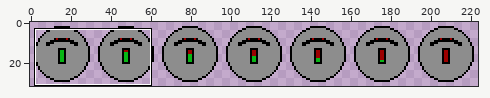
Two versions of one sprite sheet, assets/robot.png. The first picture is a wide view before the edit; the outline marks the close-up.
Close-up. Earlier state:
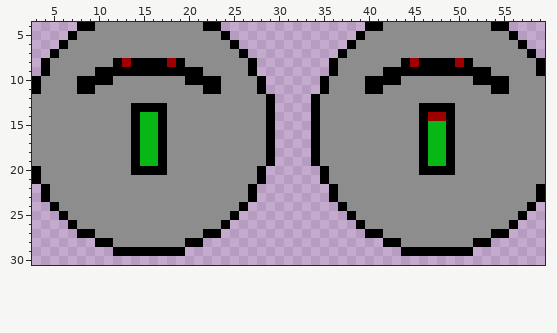
The file is 224x32 pixels. Shown: x 3..59, y 4..30. The commit also changed other parts of the picture, which this record leaves out.
And afterwards:
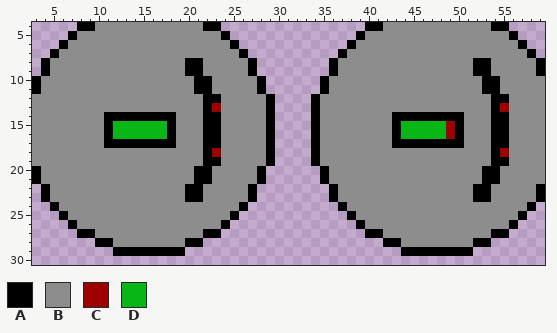
Palette (. is transparent): A #000000  B #8d8d8d  C #9c0000  D #08b615
Changes in this commit:
@@ x 3..59 @@
  7 ..ABBBBBBBBBBBBBBBBBBBBA..........ABBBBBBBBBBBBBBBBBBBBA.
- 8 .ABBBBBBBACAAAACABBBBBBBA........ABBBBBBBACAAAACABBBBBBBA
- 9 .ABBBBBAAAAAAAAAAAABBBBBA........ABBBBBAAAAAAAAAAAABBBBBA
-10 ABBBBAAAABBBBBBBBAAAABBBBA......ABBBBAAAABBBBBBBBAAAABBBB
-11 ABBBBAABBBBBBBBBBBBAABBBBA......ABBBBAABBBBBBBBBBBBAABBBB
-12 BBBBBBBBBBBBBBBBBBBBBBBBBBA....ABBBBBBBBBBBBBBBBBBBBBBBBB
-13 BBBBBBBBBBBAAAABBBBBBBBBBBA....ABBBBBBBBBBBAAAABBBBBBBBBB
-14 BBBBBBBBBBBADDABBBBBBBBBBBA....ABBBBBBBBBBBACCABBBBBBBBBB
-15 BBBBBBBBBBBADDABBBBBBBBBBBA....ABBBBBBBBBBBADDABBBBBBBBBB
-16 BBBBBBBBBBBADDABBBBBBBBBBBA....ABBBBBBBBBBBADDABBBBBBBBBB
-17 BBBBBBBBBBBADDABBBBBBBBBBBA....ABBBBBBBBBBBADDABBBBBBBBBB
-18 BBBBBBBBBBBADDABBBBBBBBBBBA....ABBBBBBBBBBBADDABBBBBBBBBB
-19 BBBBBBBBBBBADDABBBBBBBBBBBA....ABBBBBBBBBBBADDABBBBBBBBBB
-20 ABBBBBBBBBBAAAABBBBBBBBBBA......ABBBBBBBBBBAAAABBBBBBBBBB
-21 ABBBBBBBBBBBBBBBBBBBBBBBBA......ABBBBBBBBBBBBBBBBBBBBBBBB
-22 .ABBBBBBBBBBBBBBBBBBBBBBA........ABBBBBBBBBBBBBBBBBBBBBBA
-23 .ABBBBBBBBBBBBBBBBBBBBBBA........ABBBBBBBBBBBBBBBBBBBBBBA
+ 8 .ABBBBBBBBBBBBBBBAABBBBBA........ABBBBBBBBBBBBBBBAABBBBBA
+ 9 .ABBBBBBBBBBBBBBBAABBBBBA........ABBBBBBBBBBBBBBBAABBBBBA
+10 ABBBBBBBBBBBBBBBBBAABBBBBA......ABBBBBBBBBBBBBBBBBAABBBBB
+11 ABBBBBBBBBBBBBBBBBAABBBBBA......ABBBBBBBBBBBBBBBBBAABBBBB
+12 BBBBBBBBBBBBBBBBBBBAABBBBBA....ABBBBBBBBBBBBBBBBBBBAABBBB
+13 BBBBBBBBBBBBBBBBBBBACBBBBBA....ABBBBBBBBBBBBBBBBBBBACBBBB
+14 BBBBBBBBAAAAAAAABBBAABBBBBA....ABBBBBBBBAAAAAAAABBBAABBBB
+15 BBBBBBBBADDDDDDABBBAABBBBBA....ABBBBBBBBADDDDDCABBBAABBBB
+16 BBBBBBBBADDDDDDABBBAABBBBBA....ABBBBBBBBADDDDDCABBBAABBBB
+17 BBBBBBBBAAAAAAAABBBAABBBBBA....ABBBBBBBBAAAAAAAABBBAABBBB
+18 BBBBBBBBBBBBBBBBBBBACBBBBBA....ABBBBBBBBBBBBBBBBBBBACBBBB
+19 BBBBBBBBBBBBBBBBBBBAABBBBBA....ABBBBBBBBBBBBBBBBBBBAABBBB
+20 ABBBBBBBBBBBBBBBBBAABBBBBA......ABBBBBBBBBBBBBBBBBAABBBBB
+21 ABBBBBBBBBBBBBBBBBAABBBBBA......ABBBBBBBBBBBBBBBBBAABBBBB
+22 .ABBBBBBBBBBBBBBBAABBBBBA........ABBBBBBBBBBBBBBBAABBBBBA
+23 .ABBBBBBBBBBBBBBBAABBBBBA........ABBBBBBBBBBBBBBBAABBBBBA
 24 ..ABBBBBBBBBBBBBBBBBBBBA..........ABBBBBBBBBBBBBBBBBBBBA.
Where, in picture pixels (left, top, right, bottom), the same in both close-ups:
changed: (77, 58, 221, 202)
changed: (365, 58, 509, 202)
